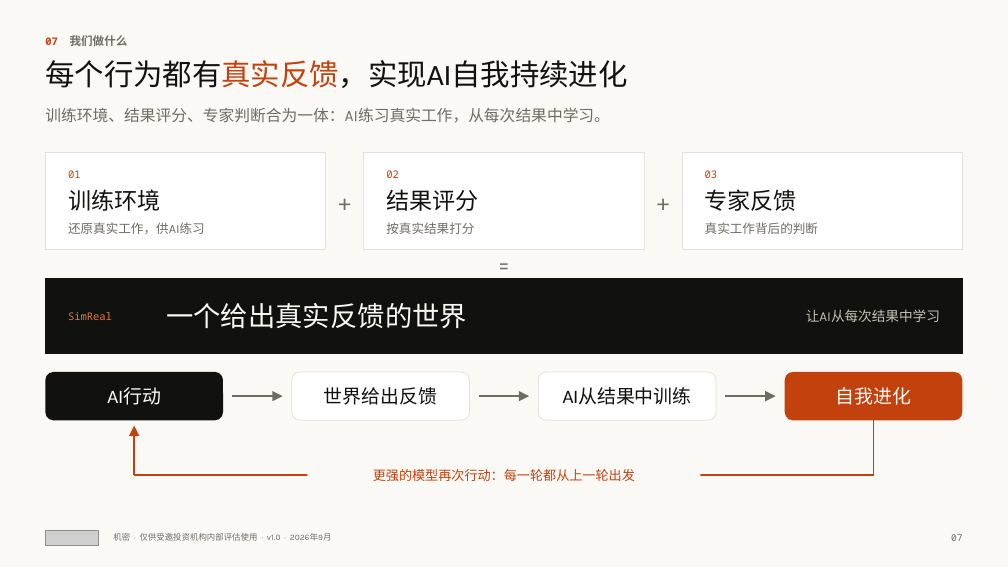
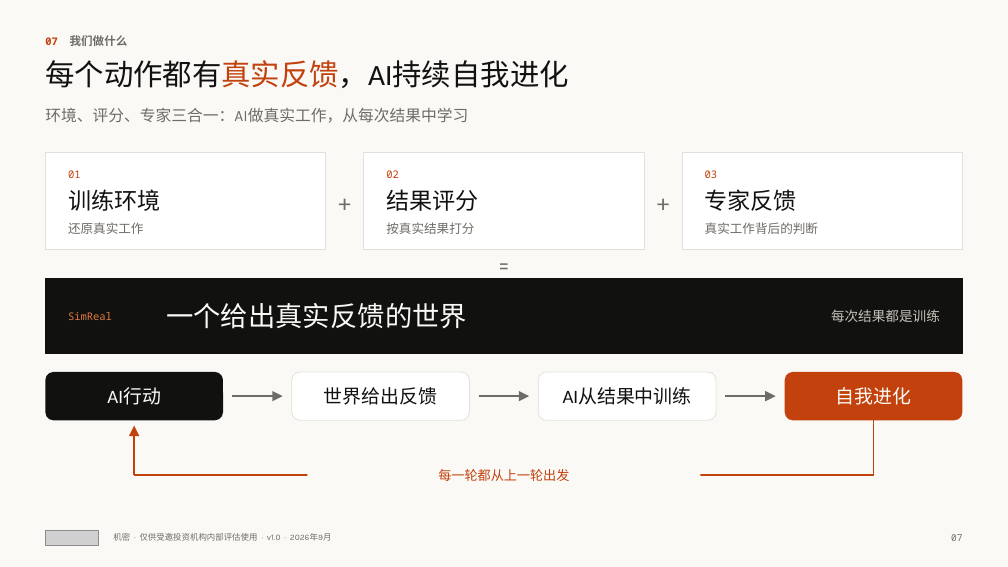
Before and after one commit to wangchen0802/Delta1, a slide deck: slide 7 of SimReal-BP-v17.pptx. Drawn at 1008x567 pixels with LibreOffice and Linux fonts; fonts in the diff are those of the drawing; grey boxes stand for pictures. Boxes give left, top, right and bottom in pixels: in the first picture for what was removed or moved away, otherwise in the second. Text is boxed around its words. In the diff, an @@ line names an element or a change of style, - is before the commit and + after.

```diff
--- a/SimReal-BP-v17.pptx
+++ b/SimReal-BP-v17.pptx
@@ text at [45,60,568,88]: text changed @@
-每个行为都有真实反馈，实现AI自我持续进化
+每个动作都有真实反馈，AI持续自我进化
@@ text at [45,108,468,123]: text changed @@
-训练环境、结果评分、专家判断合为一体：AI练习真实工作，从每次结果中学习。
+环境、评分、专家三合一：AI做真实工作，从每次结果中学习
@@ text at [68,222,144,234]: text changed @@
-还原真实工作，供AI练习
+还原真实工作
@@ text at [831,309,940,322]: text changed @@
-让AI从每次结果中学习
+每次结果都是训练
@@ text at [438,469,569,481]: text changed @@
-更强的模型再次行动：每一轮都从上一轮出发
+每一轮都从上一轮出发
```
Also in this commit, not shown: 17 other slides changed, 2 other files.
